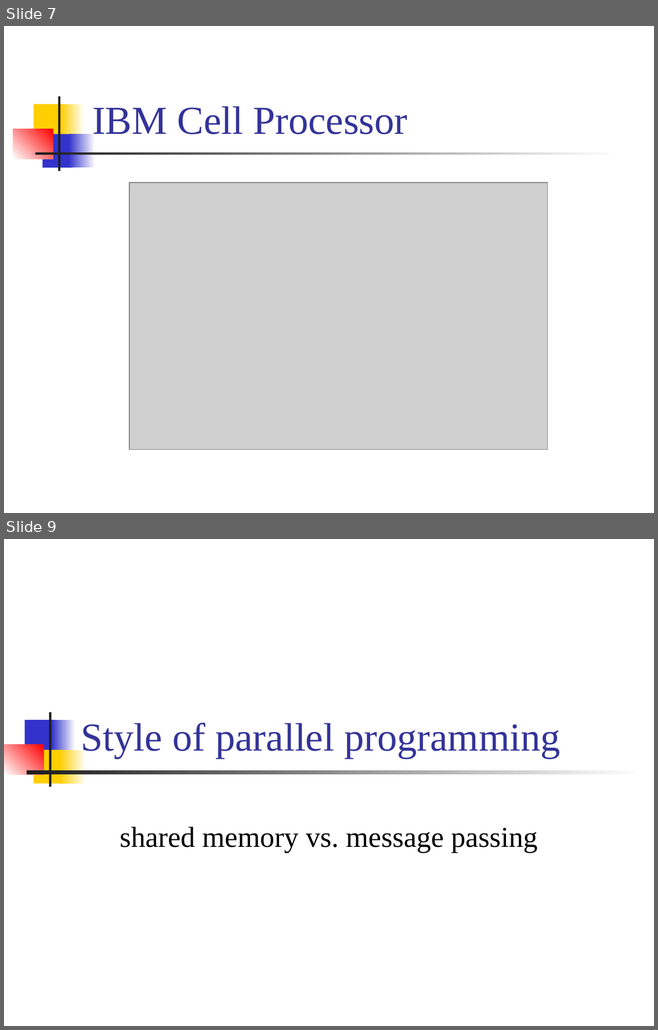
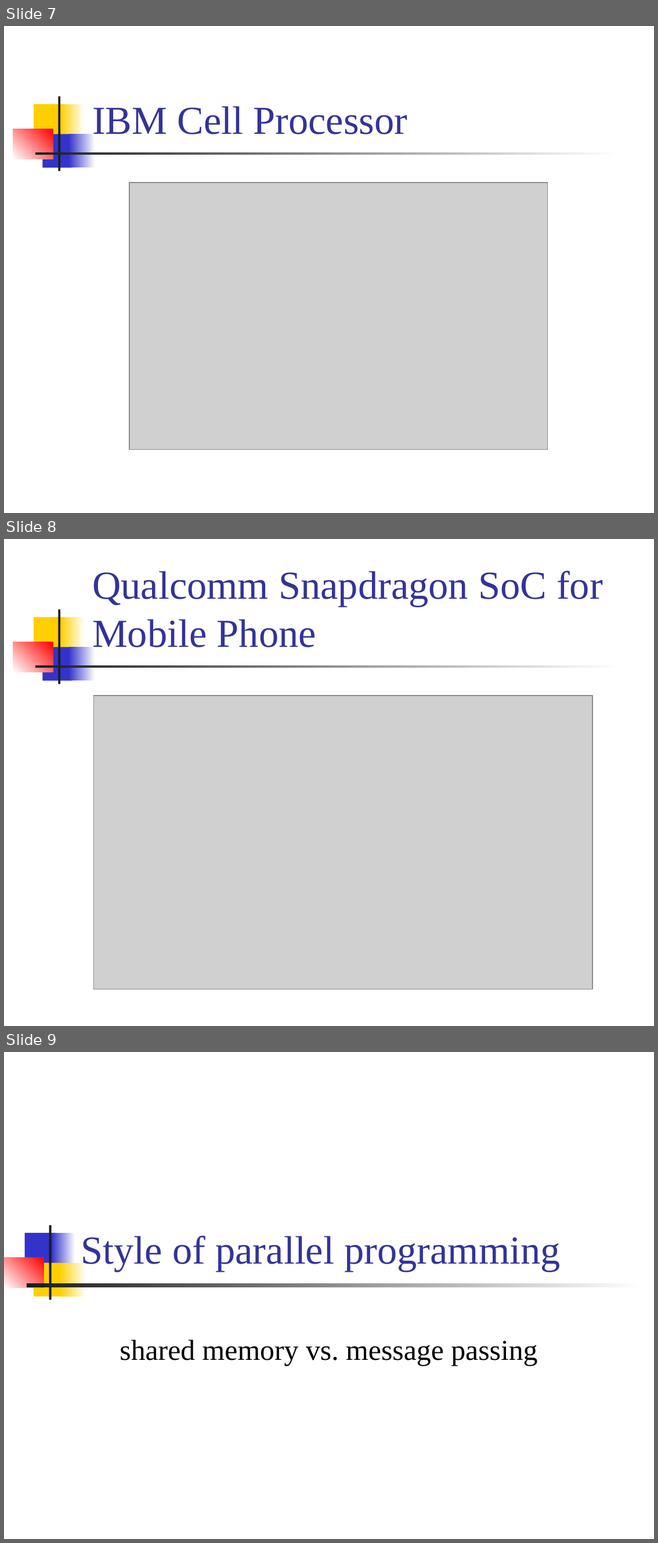
Before and after one commit to CGUSystemCourses/Unix-2015, a slide deck: Lectures/lec10-parallel_prog/lec10-parallel_prog.ppt. Shown one above the other, each under a label of ours: slides 7 and 9 before the commit, slides 7, 8 and 9 after it; the slides between them are not shown. The pictures are 658x1030 and 658x1543 pixels, drawn with LibreOffice and Linux fonts; fonts in the diff are those of the drawing; grey boxes stand for pictures. Boxes give left, top, right and bottom in pixels: in the first picture for what was removed or moved away, otherwise in the second. Text is boxed around its words. In the diff, an @@ line names an element or a change of style, - is before the commit and + after.

```diff
--- a/Lectures/lec10-parallel_prog/lec10-parallel_prog.ppt
+++ b/Lectures/lec10-parallel_prog/lec10-parallel_prog.ppt
@@ slide 8 added at <box>4,539,654,1026</box>, background #FFFFFF; not listed: 7 template elements that a slide beside it also shows @@
@@ title added at <box>92,571,603,647</box>, 44 pt, text #333399 @@
+Qualcomm Snapdragon SoC for Mobile Phone
@@ picture added at <box>94,696,593,989</box> @@
```
Also in this commit, not shown: 1 slide changed, 3 slides removed.
